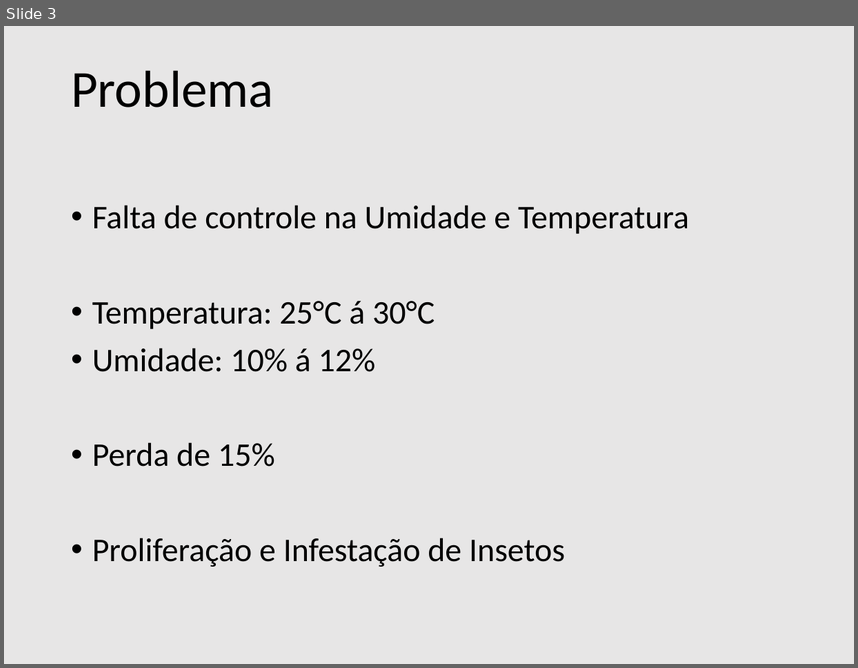
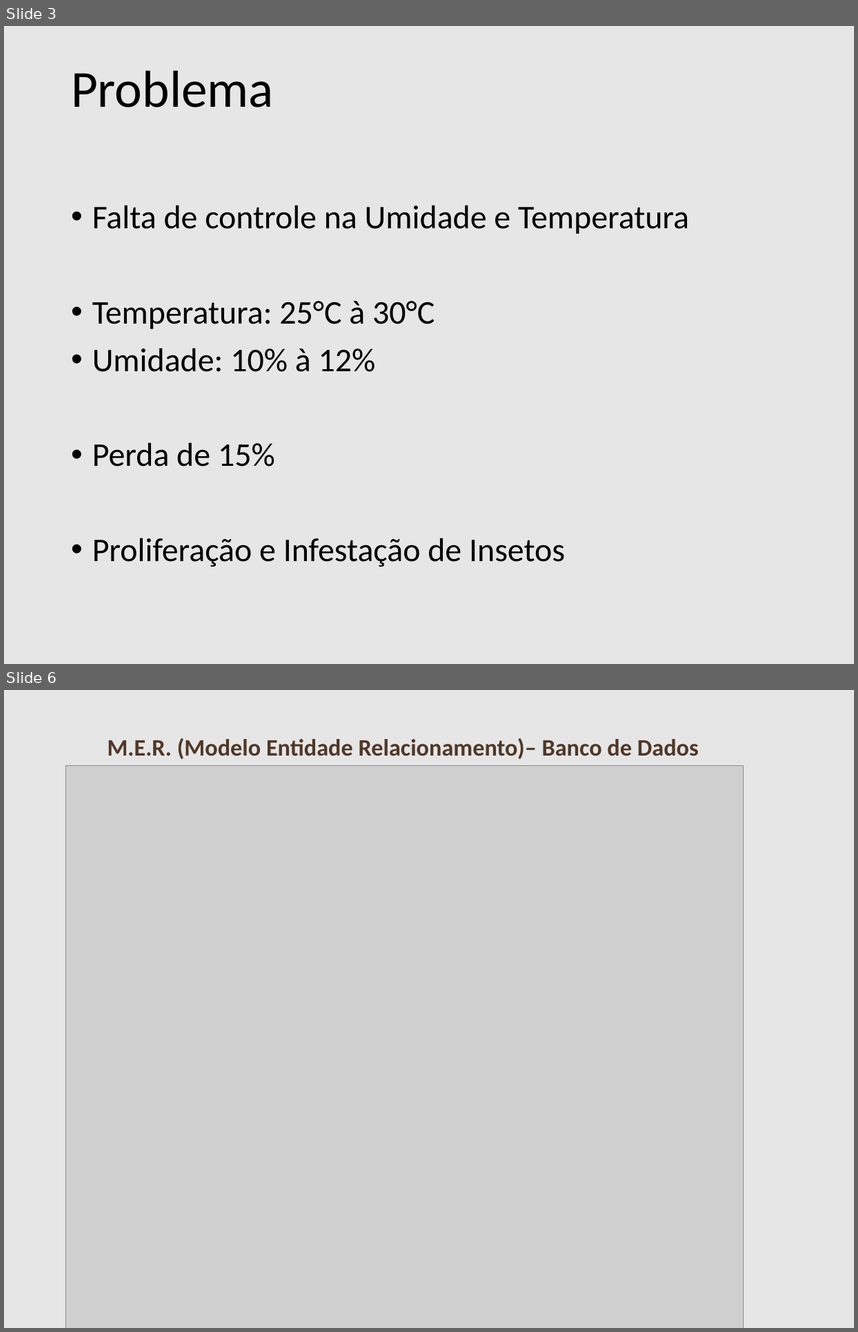
Before and after one commit to grupo10sp2/arquivos_projeto, a slide deck: Apresentação/Apresentação.pptx. Shown one above the other, each under a label of ours: slide 3 before the commit, slides 3 and 6 after it; the slides between them are not shown. The pictures are 858x668 and 858x1332 pixels, drawn with LibreOffice and Linux fonts; fonts in the diff are those of the drawing; grey boxes stand for pictures. Boxes give left, top, right and bottom in pixels: in the first picture for what was removed or moved away, otherwise in the second. Text is boxed around its words. In the diff, an @@ line names an element or a change of style, - is before the commit and + after.

```diff
--- a/Apresentação/Apresentação.pptx
+++ b/Apresentação/Apresentação.pptx
@@ slide 6 added at [4, 690, 854, 1328], background #E7E6E6 @@
@@ text added at [107, 738, 699, 759], 20 pt, text #4F3727, bold @@
+M.E.R. (Modelo Entidade Relacionamento)– Banco de Dados
@@ picture added at [65, 766, 743, 1328] @@
@@ slide 3 changed as well @@
@@ text at [92, 301, 435, 372]: text changed @@
-• Temperatura: 25°C á 30°C
-• Umidade: 10% á 12%
+• Temperatura: 25°C à 30°C
+• Umidade: 10% à 12%
```
Also in this commit, not shown: 1 slide removed, 3 other files.
